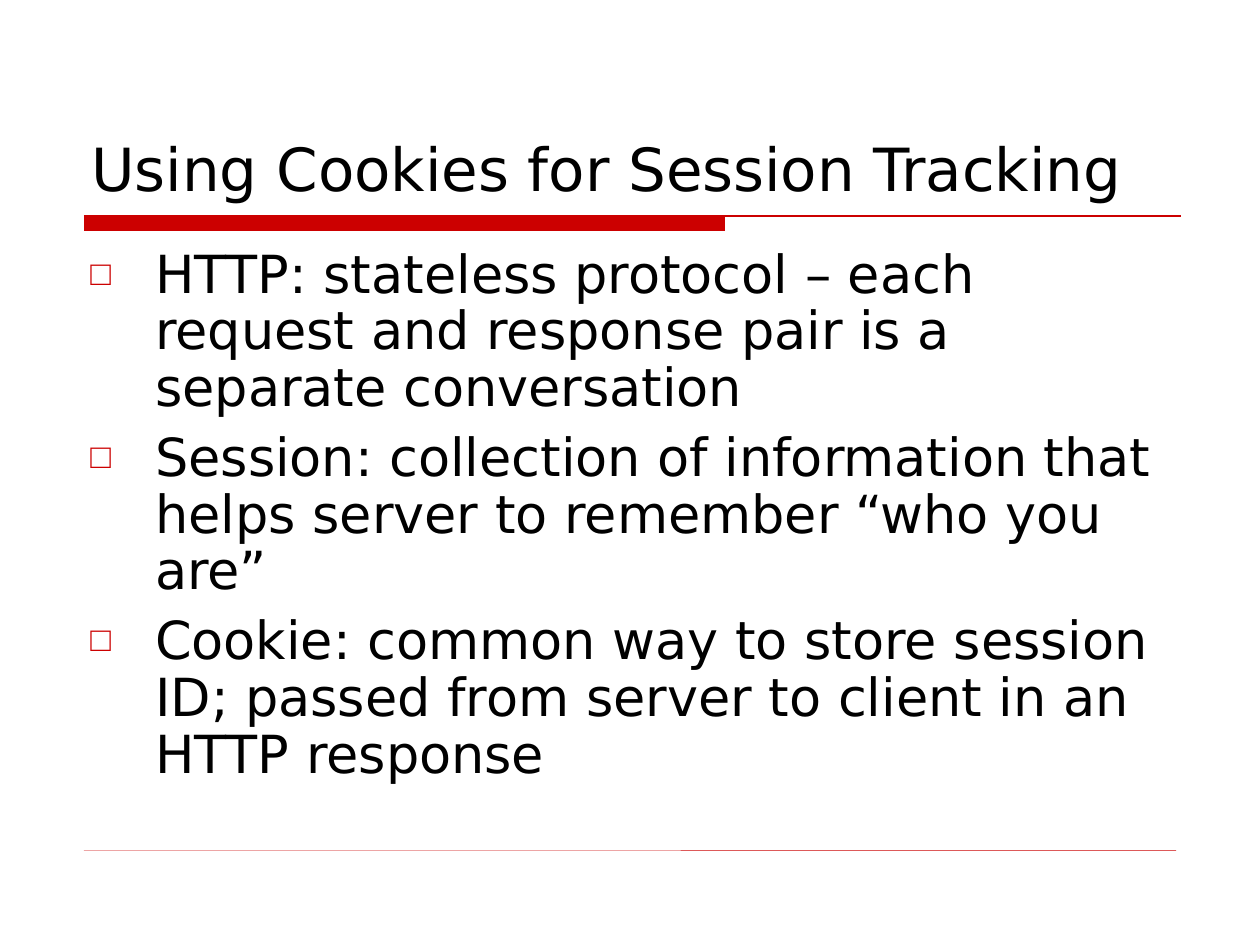
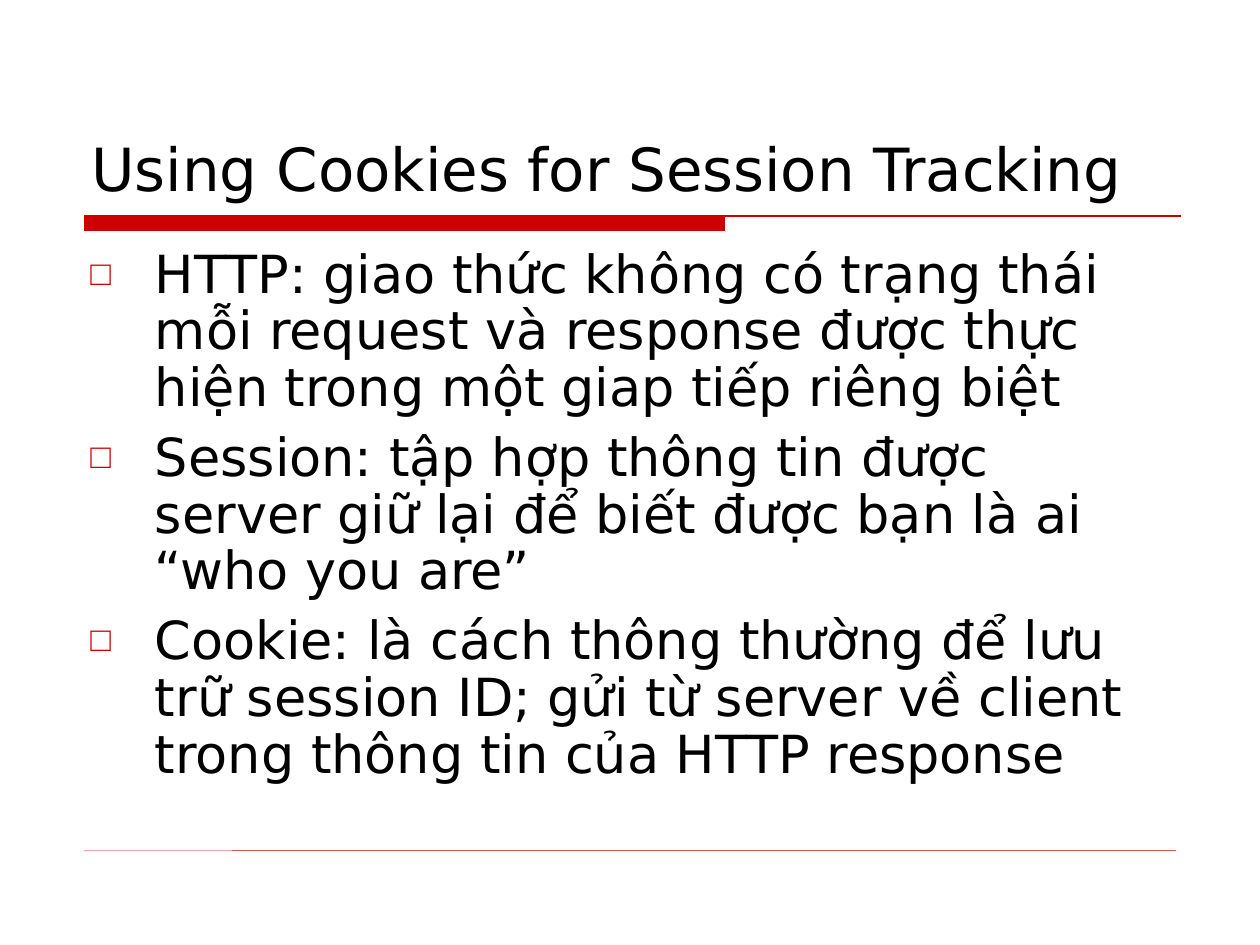
Before and after one commit to phamtuanchip/labs, a slide deck: slide 12 of M1304M-C1304M/j2me/slides/Session10.ppt. Drawn at 1260x945 pixels with LibreOffice and Linux fonts; fonts in the diff are those of the drawing; background and template pictures are left out. Boxes give left, top, right and bottom in pixels: in the first picture for what was removed or moved away, otherwise in the second. Text is boxed around its words. In the diff, an @@ line names an element or a change of style, - is before the commit and + after.

```diff
--- a/M1304M-C1304M/j2me/slides/Session10.ppt
+++ b/M1304M-C1304M/j2me/slides/Session10.ppt
@@ text at (155,251,1122,783): text changed @@
-□ HTTP: stateless protocol – each request and response pair is a separate conversation
-□ Session: collection of information that helps server to remember “who you are”
-□ Cookie: common way to store session ID; passed from server to client in an HTTP response
+□ HTTP: giao thức không có trạng thái mỗi request và response được thực hiện trong một giap tiếp riêng biệt
+□ Session: tập hợp thông tin được server giữ lại để biết được bạn là ai “who you are”
+□ Cookie: là cách thông thường để lưu trữ session ID; gửi từ server về client trong thông tin của HTTP response
```
Also in this commit, not shown: 11 other slides changed, 2 slides added, 2 slides removed, 7 other files.
